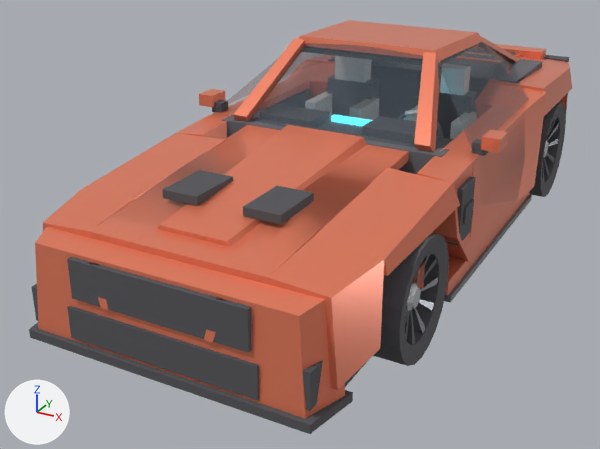
Before and after pictures for a commit that changed the FBX model Assets/Cars/MuscleFastback_01/MuscleFastback_01.fbx.
One viewpoint serves both versions: a camera (50 mm lens) standing at (2.24, -5.01, 2.45) and looking at (-0.28, -0.42, 0.15). Every picture has the same lights, and +X, +Y and +Z are marked at lower left. The older version comes first. Where no turn or scale is listed for an object, it has been applied to the vertices. Vertices at exactly the same position are counted once.

The first picture shows 'door_left', 'fender_front_left', 'fender_front_right', 'fender_rear_left', 'glass_side_left', 'glass_windshield', 'mod_bumper_front_0_stock', 'mod_hood_0_stock', 'mod_skirts_0_stock_left', 'roof_cabin', 'wheel-back-left', 'wheel-front-left' and 15 more.
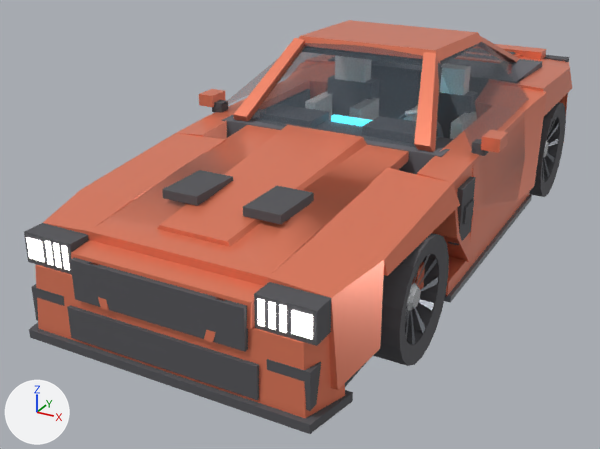
Where the change shows, as pixel boxes (x1, y1, x2, y2) in the pictures (600 x 449 px; the box of a moved part takes in the faces that stretch with it):
'mod_bumper_front_0_stock', reshaped (6% shorter): before (29, 227, 353, 434); after (29, 240, 353, 434)
'mod_headlight_0_stock', mesh rescaled, moved (not visible before): after (24, 223, 331, 346)
part 1 of me_mod_bumper_front_0_stock, moved or reshaped: before (67, 257, 251, 353); after (71, 240, 264, 329)
part 2 of me_mod_bumper_front_0_stock, moved or reshaped: before (35, 227, 345, 418); after (35, 264, 345, 418)

The change, as a list of edits to the scene's bpy script:
```text
Change me_mod_headlight_0_stock:
    used by ob_mod_headlight_0_stock; location = (0.0, -2.08, 0.64)
    remove me_mod_headlight_0_stock.from_pydata(...)  # 80 vertices, 60 faces; spans x -0.84..0.84, y -0.09..0.12, z -0.08..0.08
    add me_mod_headlight_0_stock.from_pydata(...)  # 80 vertices, 60 faces; spans x -0.84..0.84, y -0.12..0.12, z -0.09..0.08
    me_mod_headlight_0_stock part 3: the whole mesh is scaled about its middle by (0.989, 1.08, 1.05), then moved by (0.0, -0.02, 0.0)
Change me_mod_bumper_front_0_stock:
    used by ob_mod_bumper_front_0_stock; location = (0.0, -2.2, 0.4)
    verts and faces of me_mod_bumper_front_0_stock; kept vertices keep their numbers, new ones are numbered from 64
    before: 4 (0.84, 0.1, 0.32), 5 (-0.84, 0.1, 0.32), 6 (-0.76, -0.12, 0.28) at pixel (34, 242), 7 (0.76, -0.12, 0.28) at pixel (299, 315)
    remove me_mod_bumper_front_0_stock.from_pydata(...)  # 64 vertices, 48 faces; spans x -0.9..0.9, y -0.17..0.14, z -0.27..0.32
    add me_mod_bumper_front_0_stock.from_pydata(...)  # 72 vertices, 54 faces; spans x -0.9..0.9, y -0.17..0.14, z -0.27..0.3
    me_mod_bumper_front_0_stock part 1: the loose piece of 8 vertices spanning x -0.52..0.52, y -0.15..0.0, z 0.04..0.26 is scaled about its middle by (1.01, 1.5, 0.636), then moved by (0.0, 0.06, 0.07), in mat_paint_body (orange #ed8161)
    me_mod_bumper_front_0_stock part 2
    add verts[4] = (0.86, 0.1, 0.15)  # moved, pixel (342, 324)
    add verts[5] = (-0.86, 0.1, 0.15)  # moved
    add verts[6] = (-0.78, -0.12, 0.15)  # moved, pixel (35, 265)
    add verts[7] = (0.78, -0.12, 0.15)  # moved, pixel (303, 343)
    other edits to the shape of me_mod_bumper_front_0_stock do not show in these pictures
Change ob_mod_headlight_0_stock:
    ob_mod_headlight_0_stock.location: (0.0, -2.08, 0.64) -> (0.0, -2.2, 0.64)
```
